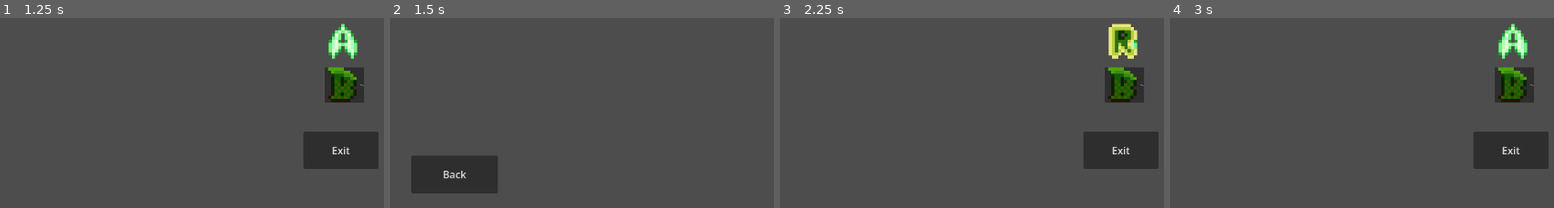
Above: before the commit, frames 1-4 (left to right).
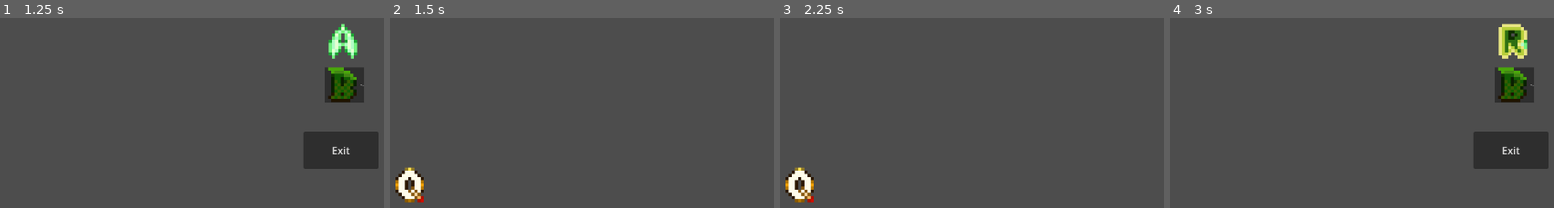
Above: after the commit, the same moments.

Repository: mlhelix/moribunddungeon
Game: Godot game, scene res://Scenes/title_screen.tscn
Two runs of this game, one before a commit and one after it. Both use one fixed random seed, a clock stepped at 60 frames per second and the inputs below.
Inputs (mouse positions are in pixels of both pictures, inside the frame that each line leads up to; where the layout moved, square brackets give the same spot in the first picture):
- Up to frame 1 (1.25 s): click (341, 40) at 0.5 s
- Up to frame 2 (1.5 s): click "Settings" at 1.25 s
- Up to frame 3 (2.25 s): click (845, 173) at 2 s, where only the run before the commit has a clickable "Back"
- Up to frame 4 (3 s): click (1189, 185) [1511, 40] at 2.75 s

Frame 1 is identical in both runs. In frame 2, 5.0% of the frame differs, in the area x 1-29%, y 72-98%; in frame 3, 7.9%, in the area x 1-99%, y 2-98%; in frame 4, 1.2%.

Commit message:
Tested exporting to exe

Diff:
--- a/Scenes/options.tscn
+++ b/Scenes/options.tscn
@@ -1,9 +1,10 @@
-[gd_scene load_steps=3 format=3 uid="uid://c07sel17yjtrg"]
+[gd_scene format=3 uid="uid://c07sel17yjtrg"]
 
 [ext_resource type="Script" uid="uid://bdwfi3sbws13n" path="res://Scripts/options.gd" id="1_prnvy"]
 [ext_resource type="Script" uid="uid://sewb822yy6jd" path="res://Scripts/button_focus.gd" id="2_4tmxy"]
+[ext_resource type="Texture2D" uid="uid://bbkpjgbcnr3e1" path="res://Letterforms/Videogame Letterforms(Q2).png" id="2_qyyw6"]
 
-[node name="Options" type="Control"]
+[node name="Options" type="Control" unique_id=965105187]
 layout_mode = 3
 anchors_preset = 15
 anchor_right = 1.0
@@ -12,13 +13,14 @@
 grow_vertical = 2
 script = ExtResource("1_prnvy")
 
-[node name="Button" type="Button" parent="."]
+[node name="TextureButton" type="TextureButton" parent="." unique_id=127451411]
 layout_mode = 0
-offset_left = 48.0
-offset_top = 562.0
-offset_right = 185.0
-offset_bottom = 622.0
-text = "Back"
+offset_left = 17.999998
+offset_top = 580.99994
+offset_right = 568.0
+offset_bottom = 1131.0
+scale = Vector2(0.1, 0.1)
+texture_normal = ExtResource("2_qyyw6")
 script = ExtResource("2_4tmxy")
 
-[connection signal="pressed" from="Button" to="." method="_on_button_pressed"]
+[connection signal="pressed" from="TextureButton" to="." method="_on_texture_button_pressed"]
--- a/Scripts/options.gd
+++ b/Scripts/options.gd
@@ -8,3 +8,8 @@
 func _on_button_pressed() -> void:
 	get_tree().change_scene_to_file("res://Scenes/title_screen.tscn")
 	pass # Replace with function body.
+
+
+func _on_texture_button_pressed() -> void:
+	get_tree().change_scene_to_file("res://Scenes/title_screen.tscn")
+	pass # Replace with function body.
Not shown, added: export_presets.cfg
Not shown, added: Moribund Dungeon.console.exe
Not shown, added: Moribund Dungeon.exe
